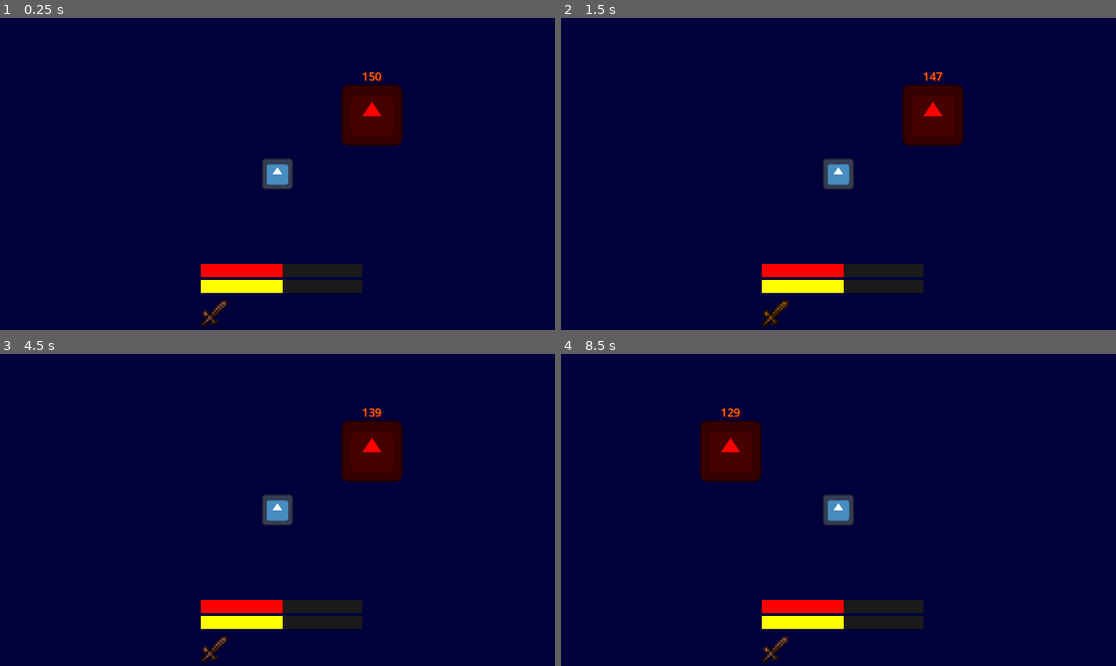
Above: before the commit, frames 1-4 (two rows, left to right).
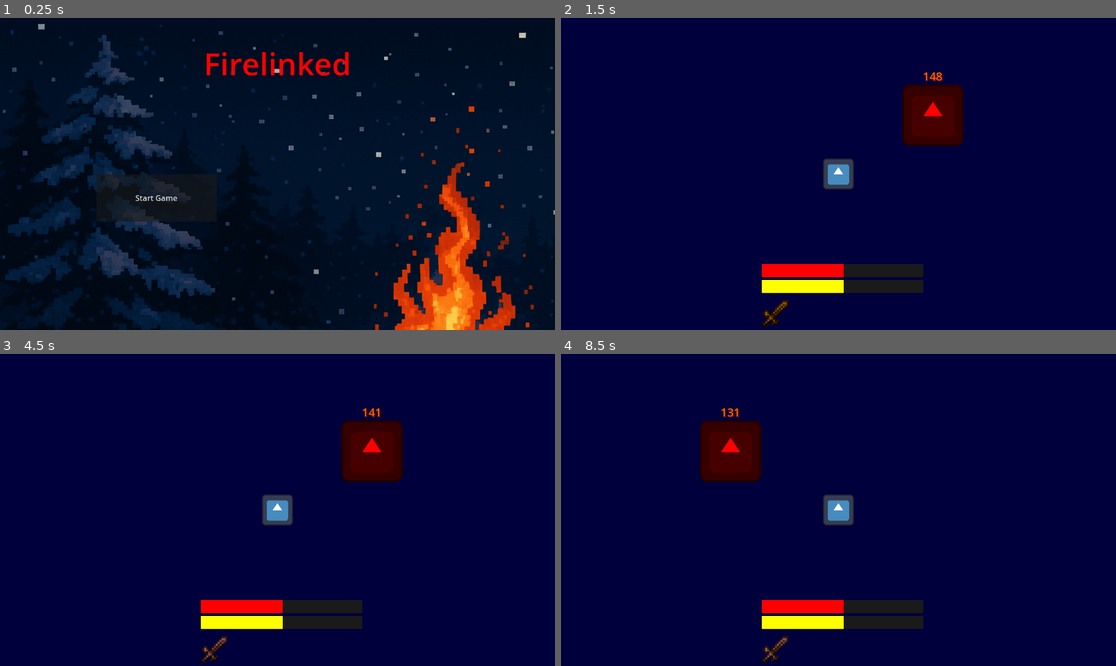
Above: after the commit, the same moments.

Repository: Bruhdows/fuel-the-flame
Game: Godot game, scene res://scenes/main_menu.tscn
The game is run twice, just before and just after one commit, with the same random seed, the same clock (stepped at 60 frames per second) and the same inputs. Before the commit the project starts from res://scenes/game.tscn. The engine's default icon, where the game draws it, is replaced by a stand-in: a white triangle on a blue panel in a dark square.
Inputs (mouse positions are in pixels of both pictures, inside the frame that each line leads up to):
- Up to frame 1 (0.25 s): no input
- Up to frame 2 (1.5 s): click (716, 198) at 0.5 s, where only the run after the commit has a clickable "Start Game"; click (777, 311) at 1.27 s
- Up to frame 3 (4.5 s): click (249, 647) at 2.02 s; click (283, 647) at 2.77 s; click (316, 647) at 3.52 s; click (344, 647) at 4.27 s
- Up to frame 4 (8.5 s): tap Enter at 5 s; hold D (right) 5.03-5.78 s; tap Q (drop_item) every 0.75 s from 5.1 to 8.1 s; hold S (down) 5.78-6.53 s; hold D (right) 6.53-7.28 s; tap Space at 7.25 s; hold W (up) 7.28-8.03 s; hold A (left) from 8.03 s (still down)

The runs differ from the first frame. In frame 1, 61% of the frame differs, in the area x 0-100%, y 0-100%; in frame 2, less than 0.1%; in frame 3, less than 0.1%; in frame 4, less than 0.1%.

Commit message:
Main Menu

Diff:
--- /dev/null
+++ b/main_menu.gd
@@ -0,0 +1,42 @@
+extends Control
+
+@onready var game_title = $GameTitle
+@onready var start_button = $StartButton
+
+const BUTTON_OFFSET_Y = 50
+
+func _ready():
+	if not game_title or not start_button:
+		push_error("GameTitle or StartButton node not found! Check node names/paths.")
+		return
+	_position_ui()
+
+func _notification(what):
+	if what == NOTIFICATION_RESIZED:
+		_position_ui()
+
+func _position_ui():
+	if not game_title or not start_button:
+		return
+
+	var screen_size = get_viewport_rect().size
+
+	# --- Title (Label) ---
+	game_title.position = Vector2(
+		(screen_size.x - game_title.size.x) / 2,
+		50
+	)
+
+	# --- Start Button (Left-Center, adjusted) ---
+	start_button.custom_minimum_size = Vector2(250, 80)
+	var horizontal_offset = 200  # further from left, closer to center
+	var vertical_offset = 50     # slightly lower than exact vertical center
+	start_button.position = Vector2(
+		horizontal_offset,
+		(screen_size.y - start_button.size.y) / 2 + vertical_offset
+	)
+
+
+
+func _on_menu_button_pressed() -> void:
+	get_tree().change_scene_to_file("res://scenes/game.tscn")
--- a/project.godot
+++ b/project.godot
@@ -11,7 +11,7 @@
 [application]
 
 config/name="Firelinked"
-run/main_scene="res://scenes/game.tscn"
+run/main_scene="uid://dfdkf3ca5kc73"
 config/features=PackedStringArray("4.5", "Forward Plus")
 config/icon="res://icon.svg"
 
--- /dev/null
+++ b/scenes/main_menu.tscn
@@ -0,0 +1,39 @@
+[gd_scene load_steps=3 format=3 uid="uid://dfdkf3ca5kc73"]
+
+[ext_resource type="Script" uid="uid://d0x18xrmyp3oo" path="res://main_menu.gd" id="1_l6cm7"]
+[ext_resource type="Texture2D" uid="uid://bnm1swmar3o01" path="res://assets/MenuBackground(1).png" id="2_ekxnf"]
+
+[node name="MainMenu" type="Control"]
+layout_mode = 3
+anchors_preset = 15
+anchor_right = 1.0
+anchor_bottom = 1.0
+grow_horizontal = 2
+grow_vertical = 2
+script = ExtResource("1_l6cm7")
+
+[node name="TextureRect" type="TextureRect" parent="."]
+layout_mode = 0
+offset_right = 1536.0
+offset_bottom = 1024.0
+texture = ExtResource("2_ekxnf")
+
+[node name="GameTitle" type="Label" parent="."]
+unique_name_in_owner = true
+layout_mode = 0
+offset_right = 40.0
+offset_bottom = 23.0
+theme_override_colors/font_color = Color(1, 0, 0, 1)
+theme_override_font_sizes/font_size = 64
+text = "Firelinked"
+horizontal_alignment = 1
+
+[node name="StartButton" type="Button" parent="."]
+unique_name_in_owner = true
+z_as_relative = false
+layout_mode = 0
+offset_right = 182.0
+offset_bottom = 98.0
+text = "Start Game"
+
+[connection signal="pressed" from="StartButton" to="." method="_on_menu_button_pressed"]
Binary file added: assets/MenuBackground(1).png
Not shown, added: assets/MenuBackground(1).png.import
Not shown, added: main_menu.gd.uid
Empty file added: scenes/menu_button.gd
Not shown, added: scenes/menu_button.gd.uid
